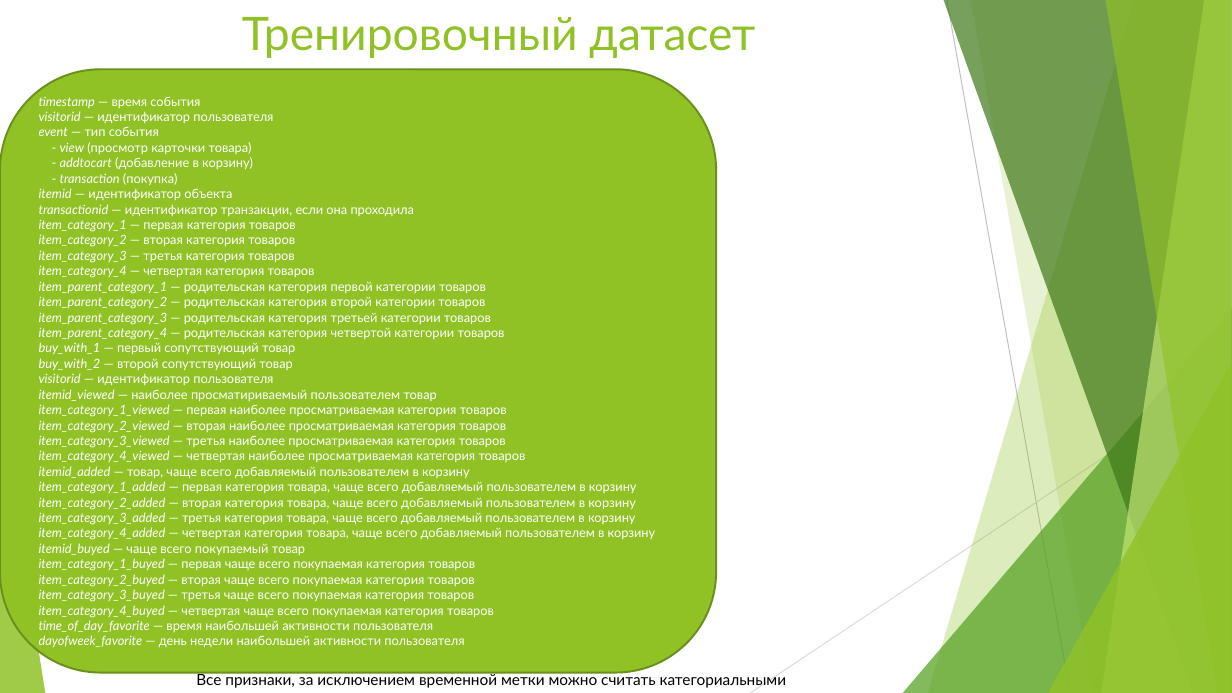
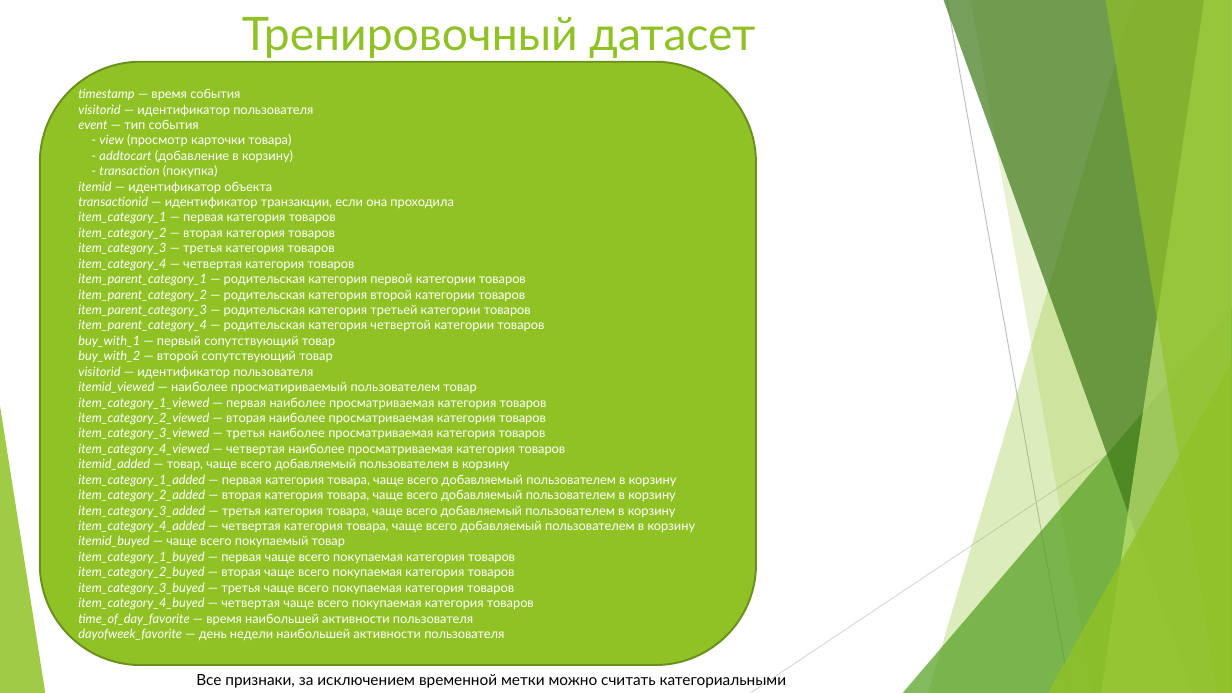
Before and after one commit to eartzhi/recommendation_system, a slide deck: slide 3 of презентация.pptx. Drawn at 1232x693 pixels with LibreOffice and Linux fonts; fonts in the diff are those of the drawing. Boxes give left, top, right and bottom in pixels: in the first picture for what was removed or moved away, otherwise in the second. Text is boxed around its words. In the diff, an @@ line names an element or a change of style, - is before the commit and + after.

```diff
--- a/презентация.pptx
+++ b/презентация.pptx
@@ rounded rectangle "timestamp — время события": place and size @@
-rounded rectangle "timestamp — время события" at [0,69,716,673]
+rounded rectangle "timestamp — время события" at [40,62,756,665]
```
Also in this commit, not shown: 8 other files.
